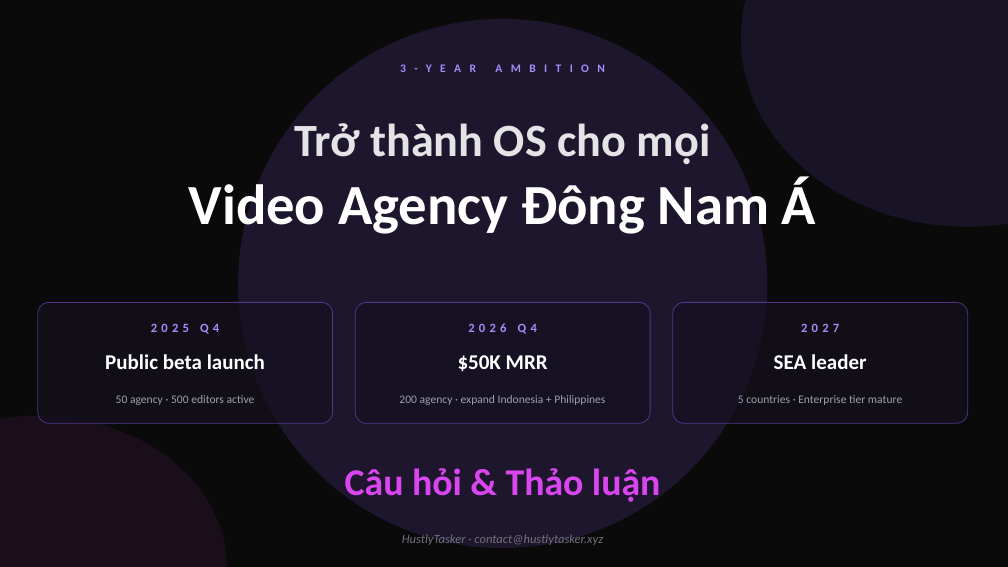
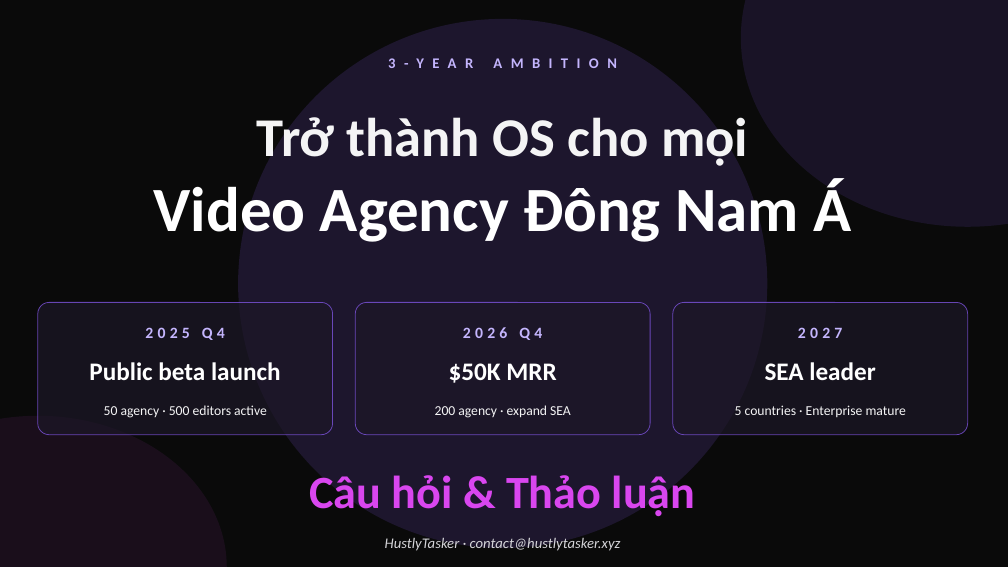
Before and after one commit to phucmetlamroi/agency_manager, a slide deck: slide 13 of presentation/HustlyTasker_Pitch_15min_Draft.pptx. Drawn at 1008x567 pixels with LibreOffice and Linux fonts; fonts in the diff are those of the drawing. Boxes give left, top, right and bottom in pixels: in the first picture for what was removed or moved away, otherwise in the second. Text is boxed around its words. In the diff, an @@ line names an element or a change of style, - is before the commit and + after.

Commit message:
fix(presentation): bigger fonts + brighter text + simpler content for readability
User feedback: "cho dễ đọc nhé" — text khó đọc khi projection. Pass
through all 13 slides bumping every font size + brightening colors +
shortening dense text.

Font size increases:
- Slide title: 30 → 36pt
- Body text: 13 → 16-17pt (most slides)
- Stat numbers: 32 → 38-42pt where appropriate
- Hero numbers (slide 2 stats): 72 → 88pt
- Slide 11 MRR numbers: 56 → 68pt
- Slide 1 main title: 84 → 96pt
- Slide 13 vision title: 54 → 60pt
- Cover tagline: 22 → 26pt
- Bullet text: 10-11 → 13-14pt
- Footer/captions: 9-12 → 11-13pt
- Table cells: 11 → 13pt, headers 12 → 15pt

Color brightening (better contrast on dark bg):
- textPrimary: zinc-200 (E4E4E7) → zinc-100 (F4F4F5)
- textSecondary: zinc-400 (A1A1AA) → zinc-300 (D4D4D8)
- textMuted: zinc-500 (71717A) → zinc-400 (A1A1AA)
- emerald: 34D399 → 6EE7B7 (300 weight, brighter)
- amber: F59E0B → FBBF24 (400, brighter)
- red: EF4444 → F87171 (400, brighter)
- violetLight: A78BFA → C4B5FD (300, brighter)
- Glass card fill: 14101F → 1C1727 (more contrast vs bg)

Content simplification:
- Slide 3 (pain points): shortened body sentences ~30% per card
- Slide 5 (differentiators): trimmed verbose bodies
- Slide 7 (personas): 3 bullets → 2 bullets per persona, shorter quotes
- Slide 9 (5 streams): tightened body text
- Slide 11 (growth): simpler year card metrics
- Slide 12 (competitor): tightened bottom takeaway

Visual cleanups:
- Stat boxes (slide 3): taller (0.85 → 1.0) for breathing room
- Bottom number bar (slide 8): taller (0.85 → 1.0)
- Most Popular pill (slide 10): wider (2 → 2.4)
- Glass card borders: less transparent (more visible)

Same 13 slides, same structure, same content message — just bigger
type + cleaner contrast + less dense text per card.

```diff
--- a/presentation/HustlyTasker_Pitch_15min_Draft.pptx
+++ b/presentation/HustlyTasker_Pitch_15min_Draft.pptx
@@ text "3-YEAR AMBITION": place and size @@
-text "3-YEAR AMBITION" at (400, 64, 406, 72)
+text "3-YEAR AMBITION" at (388, 58, 395, 68)
@@ text "3-YEAR AMBITION" at (388, 58, 395, 68): size 11 to 14 pt, text colour #A78BFA to #C4B5FD @@
@@ text "Trở thành OS cho mọi": place and size @@
-text "Trở thành OS cho mọi" at (294, 123, 711, 164)
+text "Trở thành OS cho mọi" at (257, 117, 748, 166)
@@ text "Trở thành OS cho mọi" at (257, 117, 748, 166): size 44 to 52 pt, text colour #E4E4E7 to #F4F4F5 @@
@@ text "Video Agency Đông Nam Á" at (154, 178, 851, 242): size 54 to 60 pt @@
@@ rounded rectangle: place and size @@
-rounded rectangle at (38, 302, 333, 423)
+rounded rectangle at (38, 302, 333, 435)
@@ rounded rectangle: place and size @@
-rounded rectangle at (355, 302, 650, 423)
+rounded rectangle at (355, 302, 650, 435)
@@ fill #14101F at 70% opacity to #1C1727 at 70% opacity; proportions changed in 3 elements at (38, 302, 333, 435), (355, 302, 650, 435), (673, 302, 968, 435) @@
@@ rounded rectangle: place and size @@
-rounded rectangle at (673, 302, 968, 423)
+rounded rectangle at (673, 302, 968, 435)
@@ size 12 to 15 pt, text colour #A78BFA to #C4B5FD in 3 elements at (145, 327, 225, 340), (463, 327, 542, 340), (798, 327, 842, 338) @@
@@ size 20 to 24 pt in 3 elements at (89, 362, 281, 380), (449, 363, 556, 383), (765, 362, 875, 380) @@
@@ 4 texts: place and size @@
-4 texts at (105, 354, 866, 405)
+4 texts at (89, 362, 875, 418)
@@ text "50 agency · 500 editors ..." at (104, 405, 267, 418): size 11 to 13 pt, text colour #A1A1AA to #F4F4F5 @@
@@ text at (435, 405, 571, 418): text changed; size 11 to 13 pt; text colour #A1A1AA to #F4F4F5 @@
-200 agency · expand Indonesia + Philippines
+200 agency · expand SEA
@@ text at (735, 405, 906, 417): text changed; size 11 to 13 pt; text colour #A1A1AA to #F4F4F5 @@
-5 countries · Enterprise tier mature
+5 countries · Enterprise mature
@@ text "Câu hỏi & Thảo luận": place and size @@
-text "Câu hỏi & Thảo luận" at (345, 468, 660, 502)
+text "Câu hỏi & Thảo luận" at (309, 475, 696, 516)
@@ text "Câu hỏi & Thảo luận" at (309, 475, 696, 516): size 36 to 44 pt @@
@@ text "HustlyTasker · contact@hustlytasker.xyz" at (385, 537, 621, 551): size 12 to 14 pt, text colour #71717A to #D4D4D8 @@
```
Also in this commit, not shown: 12 other slides changed, 1 other file.
